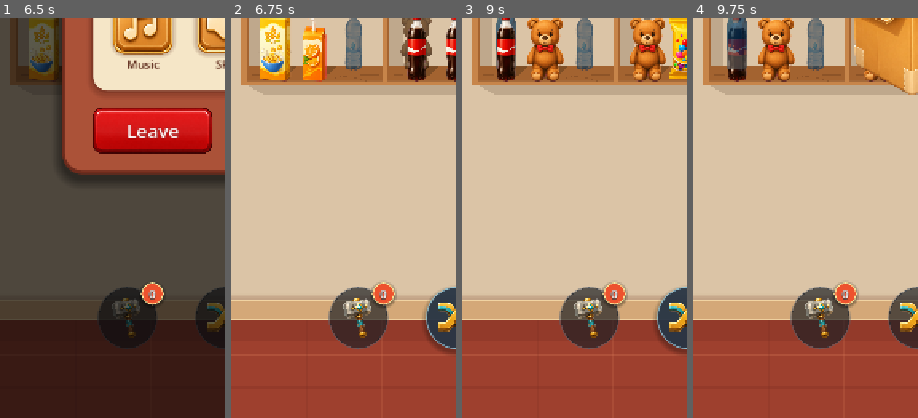
Above: before the commit, frames 1-4 (left to right).
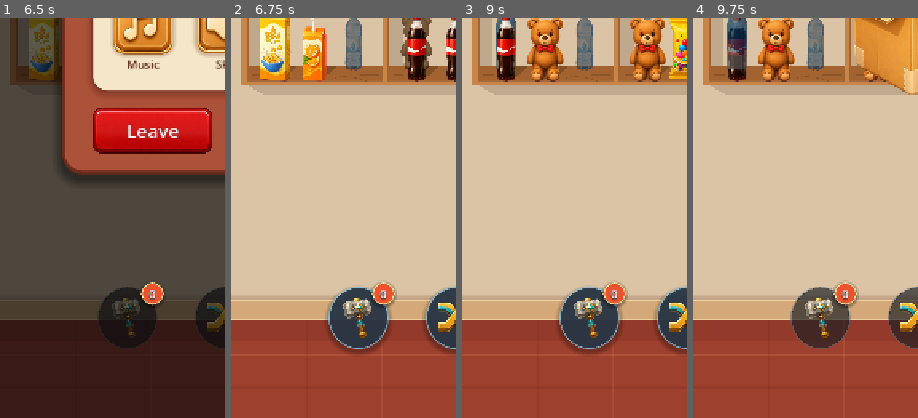
Above: after the commit, the same moments.

Repository: vladeque/sorting-puzzle
Game: Godot game, scene res://scenes/main_menu.tscn
The game is run twice, just before and just after one commit, with the same random seed, the same clock (stepped at 60 frames per second) and the same inputs.
Inputs:
- Up to frame 1 (6.5 s): click "Level 1" at 0.5 s; click "3" at 1.25 s; click "Next" at 2 s; click "2" at 2.75 s; click "II" at 3.5 s; click "X" at 4.25 s; click "1" at 5 s; click "II" at 5.75 s
- Up to frame 2 (6.75 s): click "Continue" at 6.5 s
- Up to frame 3 (9 s): click "3" at 7.25 s; click "II" at 8 s; click "Continue" at 8.75 s
- Up to frame 4 (9.75 s): click "2" at 9.5 s
The pictures show only the part of the screen within x 0-50%, y 50-100%; the shares and areas given below are measured in that part.

Frame 1 is identical in both runs. In frame 2, 3.1% of the frame differs, in the area x 41-72%, y 67-84%; in frame 3, 3.1%; in frame 4, nothing differs.

Commit message:
Add ability purchase modal

Diff:
--- /dev/null
+++ b/configs/ability_purchase_prices.json
@@ -0,0 +1,7 @@
+{
+	"prices": {
+		"hammer": 100,
+		"shuffle": 100,
+		"highlight": 100
+	}
+}
--- a/level.tscn
+++ b/level.tscn
@@ -7,6 +7,7 @@
 [ext_resource type="PackedScene" uid="uid://g1xsr7chqeg7" path="res://scenes/pause_menu.tscn" id="5_pause_menu"]
 [ext_resource type="PackedScene" uid="uid://dlopvf5glhqiu" path="res://scenes/ui/level_completion_screen.tscn" id="7_completion_screen"]
 [ext_resource type="PackedScene" path="res://scenes/leave_confirmation_menu.tscn" id="8_leave_confirmation"]
+[ext_resource type="PackedScene" path="res://scenes/ability_purchase_menu.tscn" id="9_ability_purchase"]
 [ext_resource type="Script" uid="uid://cy80oincxrrc5" path="res://scripts/level.gd" id="10_level_script"]
 
 [sub_resource type="StyleBoxFlat" id="StyleBoxFlat_top_hud_strip"]
@@ -698,3 +699,5 @@
 [node name="PauseMenuOverlay" parent="UI" unique_id=1081173105 instance=ExtResource("5_pause_menu")]
 
 [node name="LeaveConfirmationOverlay" parent="UI" instance=ExtResource("8_leave_confirmation")]
+
+[node name="AbilityPurchaseOverlay" parent="UI" instance=ExtResource("9_ability_purchase")]
--- /dev/null
+++ b/scenes/ability_purchase_menu.tscn
@@ -0,0 +1,311 @@
+[gd_scene format=3 uid="uid://bh2wtx7clqdgd"]
+
+[ext_resource type="Texture2D" uid="uid://dnlhdgplij67n" path="res://assets/ui/main_menu_coin.png" id="1_coin"]
+[ext_resource type="Texture2D" uid="uid://bai63m2evt0sk" path="res://assets/ui/level_button_blank.png" id="2_buy_button"]
+[ext_resource type="Texture2D" path="res://assets/ui/level_button_blank_yellow_orange.png" id="3_ad_button"]
+[ext_resource type="Script" path="res://scripts/press_scale_button.gd" id="4_press_scale_button"]
+[ext_resource type="Script" path="res://scripts/ability_purchase_menu.gd" id="5_purchase_script"]
+
+[sub_resource type="StyleBoxFlat" id="StyleBoxFlat_outer_panel"]
+bg_color = Color(0.67, 0.32, 0.22, 1)
+border_width_left = 4
+border_width_top = 4
+border_width_right = 4
+border_width_bottom = 6
+border_color = Color(0.43, 0.17, 0.11, 1)
+corner_radius_top_left = 30
+corner_radius_top_right = 30
+corner_radius_bottom_right = 30
+corner_radius_bottom_left = 30
+shadow_color = Color(0, 0, 0, 0.42)
+shadow_size = 18
+shadow_offset = Vector2(0, 8)
+
+[sub_resource type="StyleBoxFlat" id="StyleBoxFlat_close_normal"]
+bg_color = Color(0.86, 0.08, 0.06, 1)
+border_width_left = 3
+border_width_top = 3
+border_width_right = 3
+border_width_bottom = 4
+border_color = Color(1, 0.58, 0.5, 1)
+corner_radius_top_left = 32
+corner_radius_top_right = 32
+corner_radius_bottom_right = 32
+corner_radius_bottom_left = 32
+shadow_color = Color(0, 0, 0, 0.36)
+shadow_size = 6
+shadow_offset = Vector2(0, 3)
+
+[sub_resource type="StyleBoxFlat" id="StyleBoxFlat_close_pressed"]
+bg_color = Color(0.58, 0.04, 0.04, 1)
+border_width_left = 3
+border_width_top = 3
+border_width_right = 3
+border_width_bottom = 4
+border_color = Color(1, 0.76, 0.68, 1)
+corner_radius_top_left = 32
+corner_radius_top_right = 32
+corner_radius_bottom_right = 32
+corner_radius_bottom_left = 32
+
+[sub_resource type="StyleBoxFlat" id="StyleBoxFlat_close_hover"]
+bg_color = Color(0.98, 0.2, 0.16, 1)
+border_width_left = 3
+border_width_top = 3
+border_width_right = 3
+border_width_bottom = 4
+border_color = Color(1, 0.82, 0.72, 1)
+corner_radius_top_left = 32
+corner_radius_top_right = 32
+corner_radius_bottom_right = 32
+corner_radius_bottom_left = 32
+
+[sub_resource type="StyleBoxFlat" id="StyleBoxFlat_inner_panel"]
+bg_color = Color(0.96, 0.9, 0.78, 1)
+border_width_left = 3
+border_width_top = 3
+border_width_right = 3
+border_width_bottom = 4
+border_color = Color(0.45, 0.19, 0.13, 0.52)
+corner_radius_top_left = 24
+corner_radius_top_right = 24
+corner_radius_bottom_right = 24
+corner_radius_bottom_left = 24
+shadow_color = Color(0.24, 0.08, 0.04, 0.22)
+shadow_size = 8
+shadow_offset = Vector2(0, 3)
+
+[sub_resource type="StyleBoxFlat" id="StyleBoxFlat_icon_slot"]
+bg_color = Color(0.83, 0.66, 0.47, 1)
+border_width_left = 2
+border_width_top = 2
+border_width_right = 2
+border_width_bottom = 3
+border_color = Color(0.98, 0.87, 0.66, 0.9)
+corner_radius_top_left = 30
+corner_radius_top_right = 30
+corner_radius_bottom_right = 30
+corner_radius_bottom_left = 30
+shadow_color = Color(0.3, 0.12, 0.07, 0.24)
+shadow_size = 5
+shadow_offset = Vector2(0, 3)
+
+[sub_resource type="StyleBoxFlat" id="StyleBoxFlat_count_badge"]
+bg_color = Color(0.54, 0.13, 0.1, 0.96)
+border_width_left = 2
+border_width_top = 2
+border_width_right = 2
+border_width_bottom = 2
+border_color = Color(1, 0.92, 0.62, 1)
+corner_radius_top_left = 24
+corner_radius_top_right = 24
+corner_radius_bottom_right = 24
+corner_radius_bottom_left = 24
+
+[sub_resource type="StyleBoxTexture" id="StyleBoxTexture_buy_button"]
+texture = ExtResource("2_buy_button")
+
+[sub_resource type="StyleBoxTexture" id="StyleBoxTexture_ad_button"]
+texture = ExtResource("3_ad_button")
+
+[node name="AbilityPurchaseOverlay" type="ColorRect"]
+visible = false
+anchors_preset = 15
+anchor_right = 1.0
+anchor_bottom = 1.0
+grow_horizontal = 2
+grow_vertical = 2
+color = Color(0.02, 0.025, 0.03, 0.66)
+script = ExtResource("5_purchase_script")
+
+[node name="PurchasePanel" type="Panel" parent="."]
+layout_mode = 1
+anchors_preset = 8
+anchor_left = 0.5
+anchor_top = 0.5
+anchor_right = 0.5
+anchor_bottom = 0.5
+offset_left = -260.0
+offset_top = -280.0
+offset_right = 260.0
+offset_bottom = 280.0
+grow_horizontal = 2
+grow_vertical = 2
+theme_override_styles/panel = SubResource("StyleBoxFlat_outer_panel")
+
+[node name="TitleLabel" type="Label" parent="PurchasePanel"]
+layout_mode = 1
+anchors_preset = 10
+anchor_right = 1.0
+offset_left = 46.0
+offset_top = 25.0
+offset_right = -46.0
+offset_bottom = 88.0
+grow_horizontal = 2
+theme_override_colors/font_color = Color(1, 0.95, 0.78, 1)
+theme_override_colors/font_shadow_color = Color(0.16, 0.04, 0.02, 0.92)
+theme_override_constants/shadow_offset_x = 0
+theme_override_constants/shadow_offset_y = 3
+theme_override_font_sizes/font_size = 40
+text = "Get more items"
+horizontal_alignment = 1
+vertical_alignment = 1
+
+[node name="CloseButton" type="Button" parent="PurchasePanel"]
+layout_mode = 1
+anchors_preset = 1
+anchor_left = 1.0
+anchor_right = 1.0
+offset_left = -54.0
+offset_top = -18.0
+offset_right = 18.0
+offset_bottom = 54.0
+grow_horizontal = 0
+focus_mode = 0
+theme_override_colors/font_color = Color(1, 1, 1, 1)
+theme_override_colors/font_pressed_color = Color(1, 1, 1, 1)
+theme_override_colors/font_hover_color = Color(1, 1, 1, 1)
+theme_override_colors/font_outline_color = Color(0.32, 0.02, 0.02, 1)
+theme_override_constants/outline_size = 4
+theme_override_font_sizes/font_size = 36
+theme_override_styles/normal = SubResource("StyleBoxFlat_close_normal")
+theme_override_styles/pressed = SubResource("StyleBoxFlat_close_pressed")
+theme_override_styles/hover = SubResource("StyleBoxFlat_close_hover")
+text = "X"
+
+[node name="InnerPanel" type="Panel" parent="PurchasePanel"]
+layout_mode = 1
+anchors_preset = 10
+anchor_right = 1.0
+offset_left = 46.0
+offset_top = 116.0
+offset_right = -46.0
+offset_bottom = 392.0
+grow_horizontal = 2
+theme_override_styles/panel = SubResource("StyleBoxFlat_inner_panel")
+
+[node name="AbilitySlot" type="Panel" parent="PurchasePanel/InnerPanel"]
+layout_mode = 1
+anchors_preset = 8
+anchor_left = 0.5
+anchor_top = 0.5
+anchor_right = 0.5
+anchor_bottom = 0.5
+offset_left = -82.0
+offset_top = -82.0
+offset_right = 82.0
+offset_bottom = 82.0
+grow_horizontal = 2
+grow_vertical = 2
+theme_override_styles/panel = SubResource("StyleBoxFlat_icon_slot")
+
+[node name="Icon" type="TextureRect" parent="PurchasePanel/InnerPanel/AbilitySlot"]
+layout_mode = 1
+anchors_preset = 15
+anchor_right = 1.0
+anchor_bottom = 1.0
+offset_left = 24.0
+offset_top = 20.0
+offset_right = -24.0
+offset_bottom = -24.0
+grow_horizontal = 2
+grow_vertical = 2
+mouse_filter = 2
+expand_mode = 1
+stretch_mode = 5
+
+[node name="CountLabel" type="Label" parent="PurchasePanel/InnerPanel/AbilitySlot"]
+z_index = 4
+layout_mode = 1
+anchors_preset = 3
+anchor_left = 1.0
+anchor_top = 1.0
+anchor_right = 1.0
+anchor_bottom = 1.0
+offset_left = -49.0
+offset_top = -49.0
+offset_right = 12.0
+offset_bottom = 12.0
+grow_horizontal = 0
+grow_vertical = 0
+theme_override_colors/font_color = Color(1, 1, 1, 1)
+theme_override_colors/font_shadow_color = Color(0, 0, 0, 0.82)
+theme_override_constants/shadow_offset_x = 0
+theme_override_constants/shadow_offset_y = 2
+theme_override_font_sizes/font_size = 25
+theme_override_styles/normal = SubResource("StyleBoxFlat_count_badge")
+text = "x1"
+horizontal_alignment = 1
+vertical_alignment = 1
+
+[node name="ButtonRow" type="HBoxContainer" parent="PurchasePanel"]
+layout_mode = 1
+anchors_preset = 12
+anchor_top = 1.0
+anchor_right = 1.0
+anchor_bottom = 1.0
+offset_left = 56.0
+offset_top = -108.0
+offset_right = -56.0
+offset_bottom = -32.0
+grow_horizontal = 2
+grow_vertical = 0
+theme_override_constants/separation = 18
+alignment = 1
+
+[node name="BuyButton" type="Button" parent="PurchasePanel/ButtonRow"]
+custom_minimum_size = Vector2(194, 76)
+layout_mode = 2
+focus_mode = 0
+theme_override_styles/normal = SubResource("StyleBoxTexture_buy_button")
+theme_override_styles/pressed = SubResource("StyleBoxTexture_buy_button")
+theme_override_styles/hover = SubResource("StyleBoxTexture_buy_button")
+theme_override_styles/disabled = SubResource("StyleBoxTexture_buy_button")
+script = ExtResource("4_press_scale_button")
+
+[node name="PriceRow" type="HBoxContainer" parent="PurchasePanel/ButtonRow/BuyButton"]
+layout_mode = 1
+anchors_preset = 15
+anchor_right = 1.0
+anchor_bottom = 1.0
+offset_left = 26.0
+offset_right = -26.0
+grow_horizontal = 2
+grow_vertical = 2
+mouse_filter = 2
+theme_override_constants/separation = 8
+alignment = 1
+
+[node name="CoinIcon" type="TextureRect" parent="PurchasePanel/ButtonRow/BuyButton/PriceRow"]
+custom_minimum_size = Vector2(42, 42)
+layout_mode = 2
+mouse_filter = 2
+texture = ExtResource("1_coin")
+expand_mode = 1
+stretch_mode = 5
+
+[node name="PriceLabel" type="Label" parent="PurchasePanel/ButtonRow/BuyButton/PriceRow"]
+layout_mode = 2
+theme_override_colors/font_color = Color(1, 1, 1, 1)
+theme_override_colors/font_shadow_color = Color(0.01, 0.18, 0.03, 0.72)
+theme_override_constants/shadow_offset_x = 0
+theme_override_constants/shadow_offset_y = 4
+theme_override_font_sizes/font_size = 30
+text = "100"
+vertical_alignment = 1
+
+[node name="WatchAdButton" type="Button" parent="PurchasePanel/ButtonRow"]
+custom_minimum_size = Vector2(214, 76)
+layout_mode = 2
+focus_mode = 0
+theme_override_colors/font_color = Color(1, 1, 1, 1)
+theme_override_colors/font_pressed_color = Color(1, 1, 1, 1)
+theme_override_colors/font_hover_color = Color(1, 1, 1, 1)
+theme_override_colors/font_outline_color = Color(0.46, 0.16, 0.02, 0.95)
+theme_override_constants/outline_size = 3
+theme_override_font_sizes/font_size = 30
+theme_override_styles/normal = SubResource("StyleBoxTexture_ad_button")
+theme_override_styles/pressed = SubResource("StyleBoxTexture_ad_button")
+theme_override_styles/hover = SubResource("StyleBoxTexture_ad_button")
+text = "Watch ad"
+script = ExtResource("4_press_scale_button")
--- /dev/null
+++ b/scripts/ability_purchase_menu.gd
@@ -0,0 +1,25 @@
+extends ColorRect
+class_name AbilityPurchaseMenu
+
+signal close_pressed
+signal buy_pressed
+signal ad_pressed
+
+@onready var _close_button := $PurchasePanel/CloseButton as Button
+@onready var _ability_icon := $PurchasePanel/InnerPanel/AbilitySlot/Icon as TextureRect
+@onready var _buy_button := $PurchasePanel/ButtonRow/BuyButton as Button
+@onready var _price_label := $PurchasePanel/ButtonRow/BuyButton/PriceRow/PriceLabel as Label
+@onready var _watch_ad_button := $PurchasePanel/ButtonRow/WatchAdButton as Button
+
+
+func _ready() -> void:
+	_close_button.pressed.connect(func() -> void: close_pressed.emit())
+	_buy_button.pressed.connect(func() -> void: buy_pressed.emit())
+	_watch_ad_button.pressed.connect(func() -> void: ad_pressed.emit())
+
+
+func set_offer(ability_texture: Texture2D, price: int, available_coins: int) -> void:
+	_ability_icon.texture = ability_texture
+	_price_label.text = str(maxi(price, 0))
+	_buy_button.disabled = available_coins < price
+	_buy_button.modulate = Color(1, 1, 1, 0.62) if _buy_button.disabled else Color.WHITE
--- a/scripts/level.gd
+++ b/scripts/level.gd
@@ -19,6 +19,7 @@
 const ITEM_SCENE := preload("res://scenes/item.tscn")
 const HAMMER_IMPACT_EFFECT_SCENE := preload("res://scenes/abilities/hammer_impact_effect.tscn")
 const ITEM_SPRITES_CONFIG := "res://configs/item_sprites.json"
+const ABILITY_PURCHASE_PRICES_CONFIG := "res://configs/ability_purchase_prices.json"
 const LEVEL_CONFIG_TEMPLATE := "res://configs/levels/level_%03d.json"
 const DEFAULT_LEVEL_CONFIG := "res://configs/levels/level_001.json"
 const LAYOUT_SCENE_TEMPLATE := "res://scenes/layouts/layout_%s.tscn"
@@ -69,6 +70,7 @@
 const RESULT_LABEL_HEIGHT := 96.0
 const PAUSE_MENU_PANEL_SIZE := Vector2(520, 500)
 const LEAVE_CONFIRM_PANEL_SIZE := Vector2(520, 560)
+const ABILITY_PURCHASE_PANEL_SIZE := Vector2(520, 560)
 const STAR_REWARD_SIZE := Vector2(28, 28)
 const STAR_REWARD_DROP_DURATION_SECONDS := 0.2
 const STAR_REWARD_FLY_DURATION_SECONDS := 0.62
@@ -115,6 +117,11 @@
 const SHUFFLE_ITEM_FLY_OUT_Z_INDEX := 32
 const SHUFFLE_BOX_Z_INDEX := 30
 const SHUFFLE_ITEM_INSIDE_SCALE := Vector2(0.25, 0.25)
+const DEFAULT_ABILITY_PURCHASE_PRICES := {
+	ABILITY_HAMMER: 100,
+	ABILITY_SHUFFLE: 100,
+	ABILITY_HIGHLIGHT: 100,
+}
 @export var slot_snap_distance := BASE_SLOT_SNAP_DISTANCE * SHELF_CELL_VISUAL_SCALE
 @export var item_pick_size := BASE_ITEM_PICK_SIZE * SHELF_CELL_VISUAL_SCALE
 @export var drag_start_distance := 12.0
@@ -162,6 +169,7 @@
 var _confirm_leave_button: Button
 var _confirm_continue_button: Button
 var _leave_confirmation_star_count_label: Label
+var _ability_purchase_overlay: AbilityPurchaseMenu
 var _ability_bar: Control
 var _ability_button_row: Control
 var _ability_buttons: Dictionary = {}
@@ -171,6 +179,9 @@
 	ABILITY_SHUFFLE: 3,
 	ABILITY_HIGHLIGHT: 3,
 }
+var _ability_purchase_prices: Dictionary = DEFAULT_ABILITY_PURCHASE_PRICES.duplicate()
+var _ability_purchase_pending_id := StringName()
+var _ability_purchase_was_paused := false
 var _time_remaining := 0.0
 var _has_player_started_timer := false
 var _level_failed := false
@@ -225,19 +236,23 @@
 	_confirm_leave_button = get_node("UI/LeaveConfirmationOverlay/ConfirmationPanel/ButtonRow/ConfirmLeaveButton") as Button
 	_confirm_continue_button = get_node("UI/LeaveConfirmationOverlay/ConfirmationPanel/ButtonRow/ContinueButton") as Button
 	_leave_confirmation_star_count_label = get_node("UI/LeaveConfirmationOverlay/ConfirmationPanel/InnerPanel/LossRow/StarLoss/CountLabel") as Label
+	_ability_purchase_overlay = get_node("UI/AbilityPurchaseOverlay") as AbilityPurchaseMenu
 	_ability_bar = get_node("UI/AbilityBar") as Control
 	_ability_button_row = get_node("UI/AbilityBar/HBoxContainer") as Control
 	_failure_panel.visible = false
 	_completion_screen.visible = false
 	_pause_menu_overlay.visible = false
 	_leave_confirmation_overlay.visible = false
+	_ability_purchase_overlay.visible = false
 	_setup_star_reward_effect_layer()
 	get_viewport().size_changed.connect(_apply_responsive_layout)
 	_rng.randomize()
 	_setup_audio_players()
 	_setup_pause_menu_buttons()
 	_setup_completion_buttons()
+	_setup_ability_purchase_menu()
 	_setup_ability_buttons()
+	_load_ability_purchase_prices()
 	_load_item_textures()
 	_apply_level_config(_load_level_config(selected_level))
 	_collect_slots()
@@ -264,6 +279,7 @@
 	_completion_screen.apply_responsive_layout(safe_margins)
 	_layout_pause_menu_overlay()
 	_layout_leave_confirmation_overlay()
+	_layout_ability_purchase_overlay()
 	_layout_star_reward_effect_layer(viewport_size)
 	_layout_shelves(viewport_size, safe_margins)
 
@@ -462,6 +478,33 @@
 	panel.offset_top = -LEAVE_CONFIRM_PANEL_SIZE.y * 0.5
 	panel.offset_right = LEAVE_CONFIRM_PANEL_SIZE.x * 0.5
 	panel.offset_bottom = LEAVE_CONFIRM_PANEL_SIZE.y * 0.5
+
+
+func _layout_ability_purchase_overlay() -> void:
+	if _ability_purchase_overlay == null:
+		return
+
+	_ability_purchase_overlay.anchor_left = 0.0
+	_ability_purchase_overlay.anchor_top = 0.0
+	_ability_purchase_overlay.anchor_right = 1.0
+	_ability_purchase_overlay.anchor_bottom = 1.0
+	_ability_purchase_overlay.offset_left = 0.0
+	_ability_purchase_overlay.offset_top = 0.0
+	_ability_purchase_overlay.offset_right = 0.0
+	_ability_purchase_overlay.offset_bottom = 0.0
+
+	var panel := _ability_purchase_overlay.get_node_or_null("PurchasePanel") as Control
+	if panel == null:
+		return
+
+	panel.anchor_left = 0.5
+	panel.anchor_top = 0.5
+	panel.anchor_right = 0.5
+	panel.anchor_bottom = 0.5
+	panel.offset_left = -ABILITY_PURCHASE_PANEL_SIZE.x * 0.5
+	panel.offset_top = -ABILITY_PURCHASE_PANEL_SIZE.y * 0.5
+	panel.offset_right = ABILITY_PURCHASE_PANEL_SIZE.x * 0.5
+	panel.offset_bottom = ABILITY_PURCHASE_PANEL_SIZE.y * 0.5
 
 
 func _layout_shelves(viewport_size: Vector2, safe_margins: Vector4) -> void:
@@ -670,6 +713,22 @@
 		var texture := load(texture_path) as Texture2D
 		if texture != null:
 			_item_textures[item_id] = texture
+
+
+func _load_ability_purchase_prices() -> void:
+	_ability_purchase_prices = DEFAULT_ABILITY_PURCHASE_PRICES.duplicate()
+	if not FileAccess.file_exists(ABILITY_PURCHASE_PRICES_CONFIG):
+		return
+
+	var config := _load_json_file(ABILITY_PURCHASE_PRICES_CONFIG)
+	var prices := config.get("prices", {}) as Dictionary
+	if prices == null:
+		push_warning("Ability purchase prices config must define a prices object.")
+		return
+
+	for ability_id in DEFAULT_ABILITY_PURCHASE_PRICES.keys():
+		var ability_key := String(ability_id)
+		_ability_purchase_prices[ability_id] = maxi(int(prices.get(ability_key, _ability_purchase_prices[ability_id])), 0)
 
 
 func _load_level_config(level_number: int) -> Dictionary:
@@ -717,6 +776,9 @@
 		_pause_menu_overlay.visible = false
 	if _leave_confirmation_overlay != null:
 		_leave_confirmation_overlay.visible = false
+	if _ability_purchase_overlay != null:
+		_ability_purchase_overlay.visible = false
+	_ability_purchase_pending_id = StringName()
 
 	_clear_ability_highlights()
 	_load_ability_uses()
@@ -1581,6 +1643,8 @@
 	_failure_panel.visible = true
 	_pause_menu_overlay.visible = false
 	_leave_confirmation_overlay.visible = false
+	if _ability_purchase_overlay != null:
+		_ability_purchase_overlay.visible = false
 
 
 func _complete_level() -> void:
@@ -1605,6 +1669,8 @@
 	_completion_screen.visible = true
 	_pause_menu_overlay.visible = false
 	_leave_confirmation_overlay.visible = false
+	if _ability_purchase_overlay != null:
+		_ability_purchase_overlay.visible = false
 
 
 func _check_level_completed() -> void:
@@ -1692,6 +1758,15 @@
 	_completion_screen.next_pressed.connect(_on_completion_next_pressed)
 
 
+func _setup_ability_purchase_menu() -> void:
+	if _ability_purchase_overlay == null:
+		return
+
+	_ability_purchase_overlay.close_pressed.connect(_on_ability_purchase_close_pressed)
+	_ability_purchase_overlay.buy_pressed.connect(_on_ability_purchase_buy_pressed)
+	_ability_purchase_overlay.ad_pressed.connect(_on_ability_purchase_ad_pressed)
+
+
 func _on_completion_next_pressed() -> void:
 	if not _level_completed or _returning_to_menu:
 		return
@@ -1720,6 +1795,8 @@
 	_level_paused = true
 	_set_moving_shelf_rows_paused(true)
 	_pause_menu_overlay.visible = true
+	if _ability_purchase_overlay != null:
+		_ability_purchase_overlay.visible = false
 	_update_ability_buttons()
 	_update_pause_menu_button()
 
@@ -1735,6 +1812,8 @@
 	_update_leave_confirmation_reward()
 	_pause_menu_overlay.visible = false
 	_leave_confirmation_overlay.visible = true
+	if _ability_purchase_overlay != null:
+		_ability_purchase_overlay.visible = false
 	_update_ability_buttons()
 	_update_pause_menu_button()
 
@@ -1772,11 +1851,87 @@
 	_close_pause_menu()
 
 
+func _open_ability_purchase_menu(ability_id: StringName) -> void:
+	if _ability_purchase_overlay == null:
+		return
+
+	_cancel_active_interaction()
+	_ability_purchase_pending_id = ability_id
+	_ability_purchase_was_paused = _level_paused
+	_level_paused = true
+	_set_moving_shelf_rows_paused(true)
+	_refresh_ability_purchase_offer()
+	_pause_menu_overlay.visible = false
+	_leave_confirmation_overlay.visible = false
+	_ability_purchase_overlay.visible = true
+	_update_ability_buttons()
+	_update_pause_menu_button()
+
+
+func _refresh_ability_purchase_offer() -> void:
+	if _ability_purchase_overlay == null or _ability_purchase_pending_id == StringName():
+		return
+
+	_ability_purchase_overlay.set_offer(
+		_get_ability_icon_texture(_ability_purchase_pending_id),
+		_get_ability_purchase_price(_ability_purchase_pending_id),
+		PlayerProgress.get_coins()
+	)
+
+
+func _close_ability_purchase_menu(should_resume: bool = true) -> void:
+	if _ability_purchase_overlay != null:
+		_ability_purchase_overlay.visible = false
+
+	_ability_purchase_pending_id = StringName()
+	if should_resume and not _ability_purchase_was_paused and not _level_failed and not _level_completed:
+		_level_paused = false
+		_set_moving_shelf_rows_paused(false)
+
+	_update_ability_buttons()
+	_update_pause_menu_button()
+
+
+func _on_ability_purchase_close_pressed() -> void:
+	_close_ability_purchase_menu()
+
+
+func _on_ability_purchase_buy_pressed() -> void:
+	if _ability_purchase_pending_id == StringName():
+		return
+
+	var ability_id := _ability_purchase_pending_id
+	var price := _get_ability_purchase_price(ability_id)
+	if PlayerProgress.get_coins() < price:
+		_refresh_ability_purchase_offer()
+		return
+
+	_level_paused = false
+	_set_moving_shelf_rows_paused(false)
+	if not _apply_paid_ability(ability_id):
+		_level_paused = true
+		_set_moving_shelf_rows_paused(true)
+		_refresh_ability_purchase_offer()
+		return
+
+	if not PlayerProgress.spend_coins(price):
+		push_warning("Could not spend coins for ability purchase: %s" % String(ability_id))
+
+	_close_ability_purchase_menu(false)
+
+
+func _on_ability_purchase_ad_pressed() -> void:
+	pass
+
+
 func _close_pause_menu() -> void:
 	_level_paused = false
 	_set_moving_shelf_rows_paused(false)
 	_pause_menu_overlay.visible = false
 	_leave_confirmation_overlay.visible = false
+	if _ability_purchase_overlay != null:
+		_ability_purchase_overlay.visible = false
+	_ability_purchase_pending_id = StringName()
 	_update_ability_buttons()
 	_update_pause_menu_button()
 
@@ -2817,9 +2972,17 @@
 
 
 func _on_ability_button_pressed(ability_id: StringName) -> void:
-	if _level_failed or _level_completed or _is_ability_effect_active() or int(_ability_uses.get(ability_id, 0)) <= 0:
-		return
-
+	if _level_failed or _level_completed or _level_paused or _is_ability_effect_active():
+		return
+
+	if int(_ability_uses.get(ability_id, 0)) <= 0:
+		_open_ability_purchase_menu(ability_id)
+		return
+
+	_apply_ability_from_button(ability_id)
+
+
+func _apply_ability_from_button(ability_id: StringName) -> bool:
 	_cancel_active_interaction()
 
 	var did_apply := false
@@ -2832,11 +2995,32 @@
 			did_apply = _use_highlight()
 
 	if not did_apply:
-		return
+		return false
 
 	_start_level_timer_from_player_action()
 	_spend_ability_use(ability_id)
 	_update_ability_buttons()
+	return true
+
+
+func _apply_paid_ability(ability_id: StringName) -> bool:
+	_cancel_active_interaction()
+
+	var did_apply := false
+	match ability_id:
+		ABILITY_HAMMER:
+			did_apply = _use_hammer()
+		ABILITY_SHUFFLE:
+			did_apply = _use_shuffle()
+		ABILITY_HIGHLIGHT:
+			did_apply = _use_highlight()
+
+	if not did_apply:
+		return false
+
+	_start_level_timer_from_player_action()
+	_update_ability_buttons()
+	return true
 
 
 func _cancel_active_interaction() -> void:
@@ -3564,7 +3748,20 @@
 	if uses_label != null:
 		uses_label.text = str(uses_left)
 
-	button.disabled = _level_failed or _level_completed or _level_paused or _is_ability_effect_active() or uses_left <= 0
+	button.disabled = _level_failed or _level_completed or _level_paused or _is_ability_effect_active()
+
+
+func _get_ability_icon_texture(ability_id: StringName) -> Texture2D:
+	var button := _ability_buttons.get(ability_id) as Button
+	if button == null:
+		return null
+
+	var icon := button.get_node_or_null("Icon") as TextureRect
+	return icon.texture if icon != null else null
+
+
+func _get_ability_purchase_price(ability_id: StringName) -> int:
+	return maxi(int(_ability_purchase_prices.get(ability_id, DEFAULT_ABILITY_PURCHASE_PRICES.get(ability_id, 0))), 0)
 
 
 func _is_ability_effect_active() -> bool:
--- a/scripts/player_progress.gd
+++ b/scripts/player_progress.gd
@@ -117,6 +117,20 @@
 	return maxi(int(_data.get("coins", DEFAULT_COINS)), 0)
 
 
+func spend_coins(amount: int) -> bool:
+	var normalized_amount := maxi(amount, 0)
+	if normalized_amount <= 0:
+		return true
+
+	var coins := get_coins()
+	if coins < normalized_amount:
+		return false
+
+	_data["coins"] = coins - normalized_amount
+	save_progress()
+	return true
+
+
 func get_reward_chest_progress() -> Dictionary:
 	var goals := _get_reward_chest_goals()
 	var goal_index := _get_reward_chest_goal_index(goals)
Not shown, added: scripts/ability_purchase_menu.gd.uid
Not shown, changed: docs/CONFIGS.md
Not shown, changed: docs/PROJECT_MAP.md
Not shown, changed: docs/SCENES.md
Not shown, changed: docs/SCRIPTS.md
